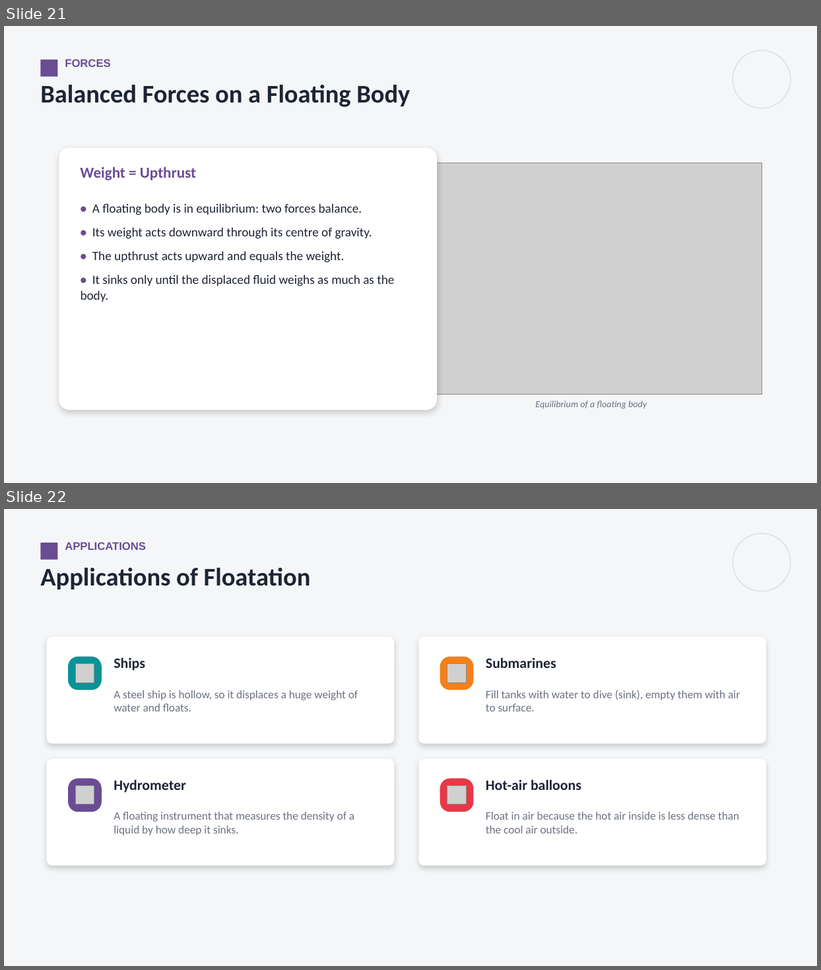
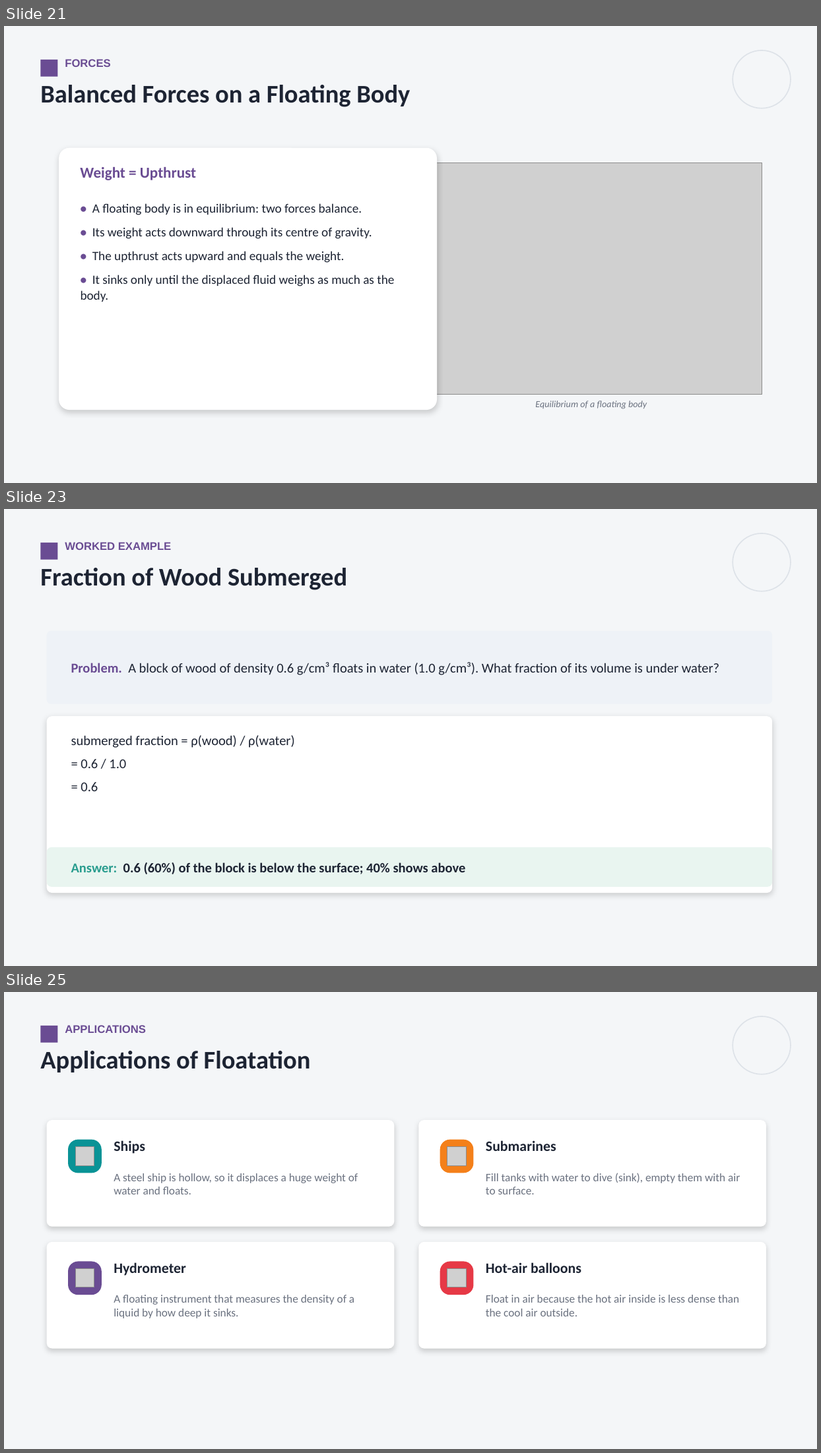
Before and after one commit to parmeshwars2911/MyFirstAR, a slide deck: ppt/Grade09/G9_S54_Upthrust_Archimedes_2.pptx. Shown one above the other, each under a label of ours: slides 21 and 22 before the commit, slides 21, 23 and 25 after it; the slides between them are not shown. The pictures are 821x970 and 821x1453 pixels, drawn with LibreOffice and Linux fonts; fonts in the diff are those of the drawing; grey boxes stand for pictures. Boxes give left, top, right and bottom in pixels: in the first picture for what was removed or moved away, otherwise in the second. Text is boxed around its words. In the diff, an @@ line names an element or a change of style, - is before the commit and + after.

```diff
--- a/ppt/Grade09/G9_S54_Upthrust_Archimedes_2.pptx
+++ b/ppt/Grade09/G9_S54_Upthrust_Archimedes_2.pptx
@@ slide 23 added at [4, 509, 817, 966], background #F4F6F8 @@
@@ rectangle added at [40, 543, 57, 560], fill #6A4C93 @@
@@ text added at [65, 542, 171, 550], 13 pt, text #6A4C93, bold @@
+WORKED EXAMPLE
@@ ellipse added at [733, 533, 791, 591], outline #DDE2E8 1.25 pt @@
@@ text added at [40, 568, 347, 590], 30 pt, text #1D2433, bold @@
+Fraction of Wood Submerged
@@ rounded rectangle added at [47, 631, 773, 704], fill #EEF2F7 @@
@@ text added at [71, 662, 719, 675], 16 pt, text #1D2433 @@
+Problem. A block of wood of density 0.6 g/cm³ floats in water (1.0 g/cm³). What fraction of its volume is under water?
@@ rounded rectangle added at [47, 716, 773, 893], fill #FFFFFF @@
@@ text added at [71, 735, 295, 791], 16 pt, text #1D2433 @@
+submerged fraction = ρ(wood) / ρ(water)
+= 0.6 / 1.0
+= 0.6
@@ rounded rectangle added at [47, 848, 773, 887], fill #E9F5F0 @@
@@ text added at [71, 863, 465, 875], 16 pt, text #1D2433, bold @@
+Answer: 0.6 (60%) of the block is below the surface; 40% shows above
@@ what was slide 22 is now slide 25 @@
```
Also in this commit, not shown: 2 other slides added, 2 other files.
